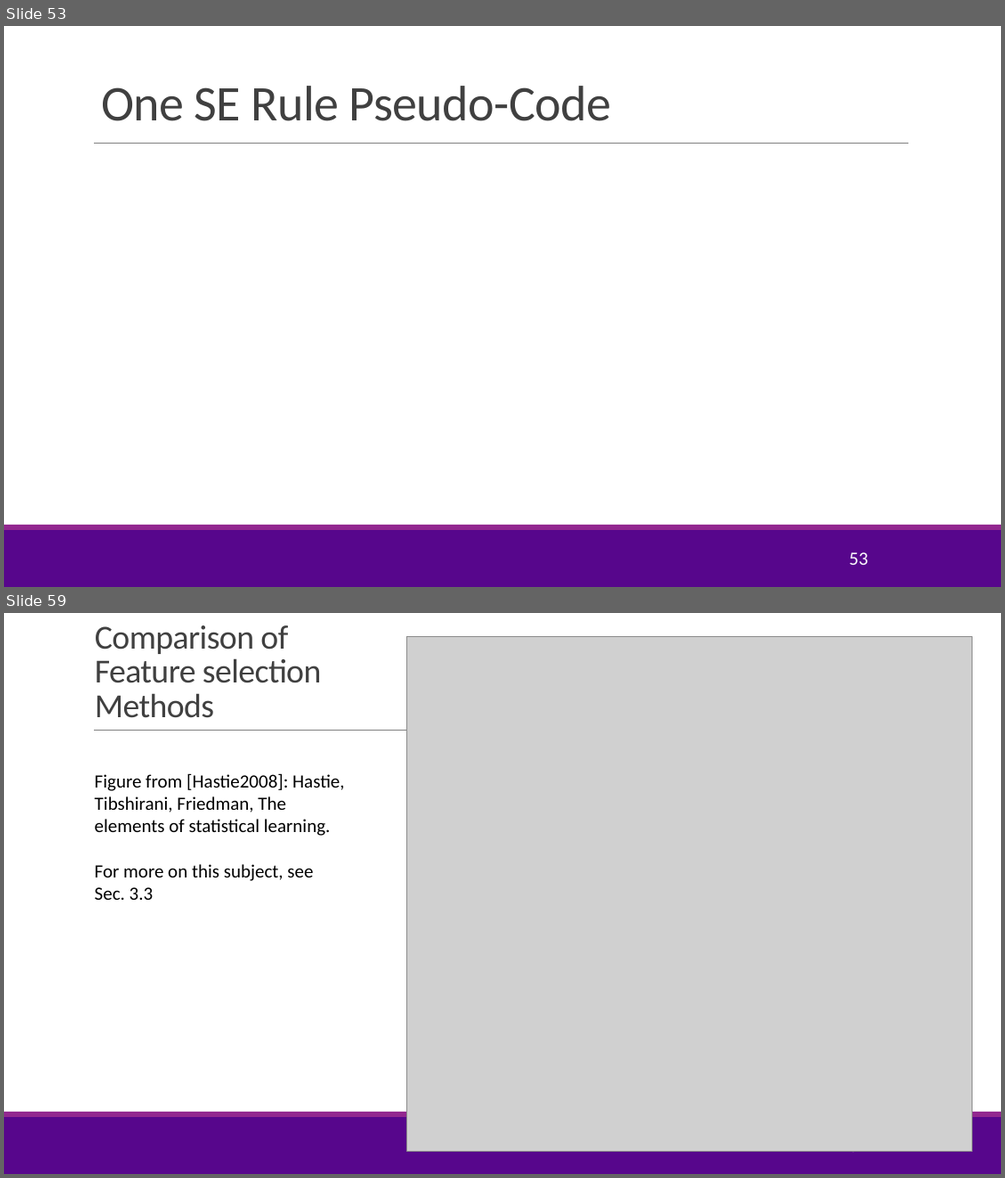
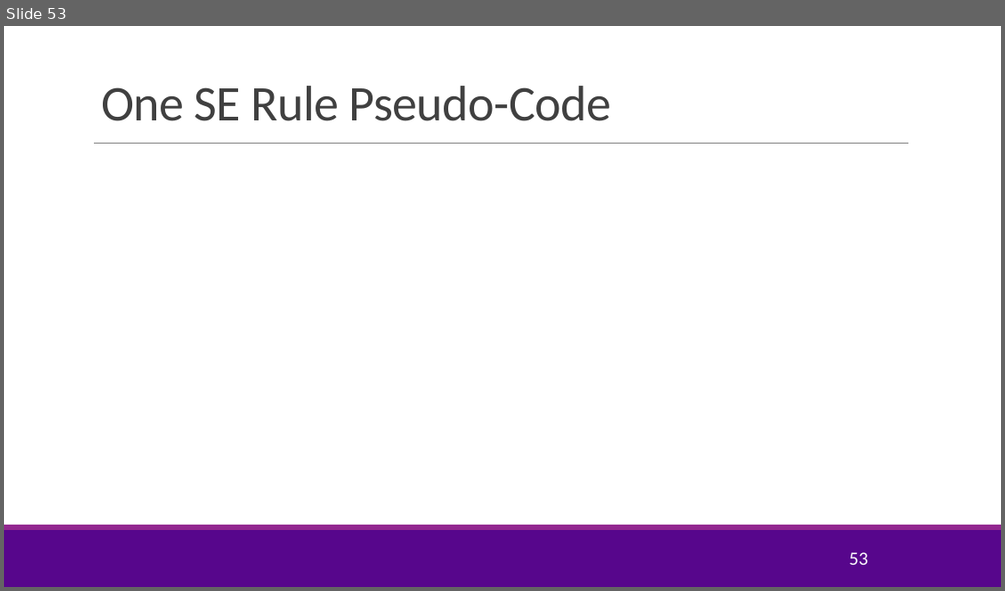
Before and after one commit to sdrangan/introml, a slide deck: lectures/Lect04_ModelSelection.pptx. Shown one above the other, each under a label of ours: slides 53 and 59 before the commit, slide 53 after it; the slides between them are not shown. The pictures are 1005x1178 and 1005x591 pixels, drawn with LibreOffice and Linux fonts; fonts in the diff are those of the drawing; grey boxes stand for pictures; background and template pictures are left out. Boxes give left, top, right and bottom in pixels: in the first picture for what was removed or moved away, otherwise in the second. Text is boxed around its words. In the diff, an @@ line names an element or a change of style, - is before the commit and + after.

```diff
--- a/lectures/Lect04_ModelSelection.pptx
+++ b/lectures/Lect04_ModelSelection.pptx
@@ slide 59 removed at box(4, 613, 1001, 1174), background #FFFFFF; not listed: 3 template elements that a slide beside it also shows @@
@@ title removed at box(95, 625, 321, 718) @@
-Comparison of Feature selection Methods
@@ picture removed at box(407, 636, 971, 1151) @@
@@ text removed at box(95, 773, 344, 900) @@
-Figure from [Hastie2008]: Hastie, Tibshirani, Friedman, The elements of statistical learning.
-For more on this subject, see Sec. 3.3
@@ page number removed at box(849, 1151, 867, 1157) @@
-59
```
Also in this commit, not shown: 5 slides changed, 1 slide added, 5 other slides removed, 3 other files.
